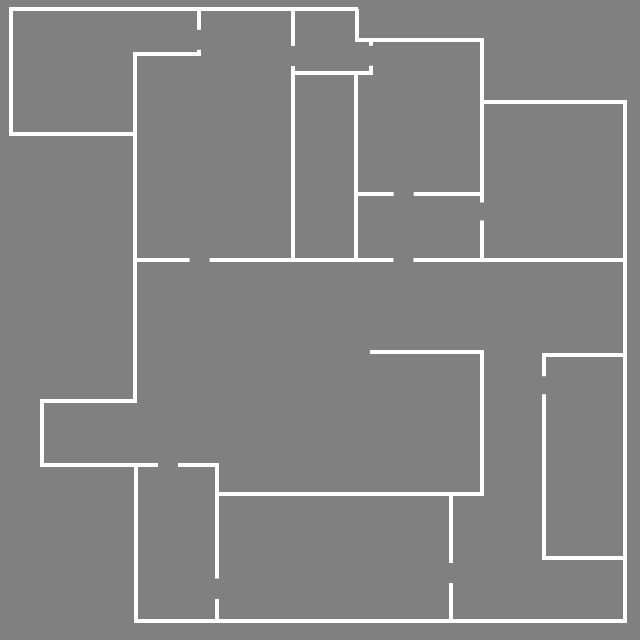
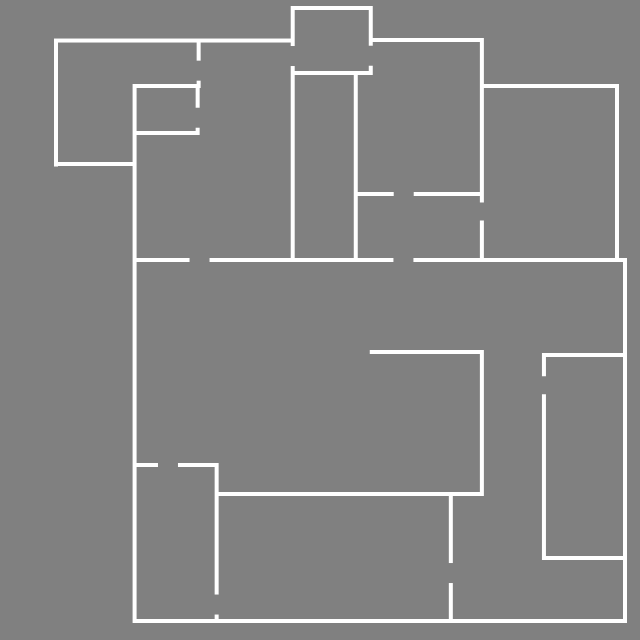
Layers edited between the first and the second 640 x 640 image:
renamed "Line 9" to "Line 10", painted on it over [9, 6, 627, 623]
